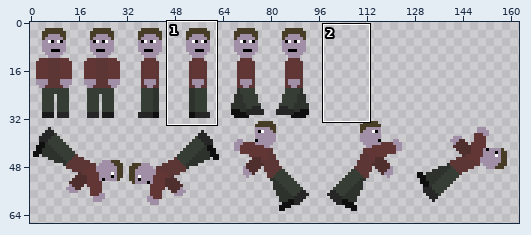
One commit to this pixel-art file: art/character-flat.ase. Above: a wide view before the commit, with the close-up outlined.
Close-up. Before the edit:
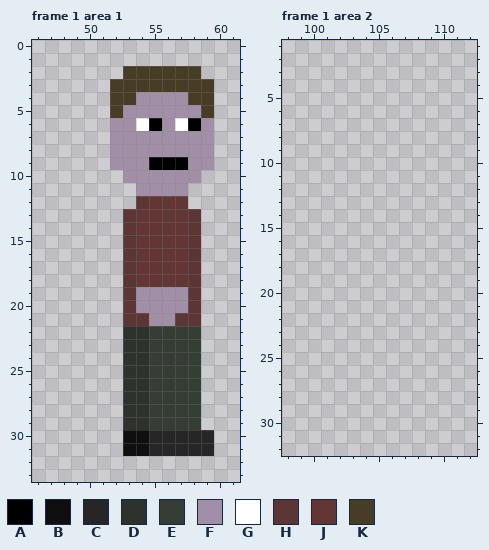
200x200 pixels, 3 frames. Colours within 5 levels of each other are drawn and written as one. Shown: frame 1 area 1: x 46..61, y 0..33; frame 1 area 2: x 98..112, y 1..32. The wide view leaves out empty margins. The commit also changed other frames or places, which this record leaves out.
Palette (. is transparent): A #000000  B #0f0f0f  C #262626  D #2d332c  E #363d35  F #a08fa6  G #ffffff  H #5c3535  J #633636  K #473c26
And afterwards:
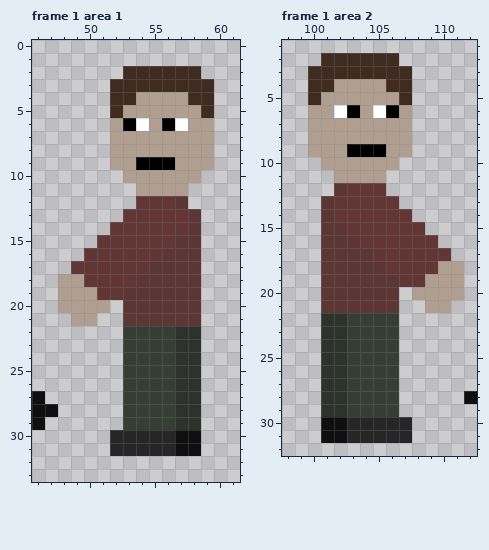
Changes in this commit:
colour F: #a08fa6 -> #b09e90
colour K: #473c26 -> #402b21
Frame 1 area 1:
y 6: x 53 F -> A; x 55..56 AF -> FA; x 58 A -> F
y 9: x 54 F -> A; x 57 A -> F
y 12: x 54 H -> J; x 57 J -> H
y 13: x 53 H -> J
y 14: x 52..53 .H -> JJ
y 15: x 51..53 ..H -> JJJ; x 57 J -> H
y 16: x 50..53 ...H -> JJJJ; x 56..57 JJ -> HH
y 17: x 49..53 ....H -> JJJJJ; x 55..57 JJJ -> HHH
y 18: x 48..57 .....HJJJJ -> FFJJJJHHHH
y 19: x 48..52 ..... -> FFFJJ; x 54..57 FFFF -> HHHH
y 20: x 48..51 .... -> FFFF; x 54..57 FFFF -> HHHH
y 21: x 49..50 .. -> FF; x 55..56 FF -> HH
y 22..26: x 53..54 DD -> EE; x 57..58 EE -> DD
y 27: x 46 . -> B; x 53..54 DD -> EE; x 57..58 EE -> DD
y 28: x 46..47 .. -> BB; x 53..54 DD -> EE; x 57..58 EE -> DD
y 29: x 46 . -> B; x 53..54 DD -> EE; x 57..58 EE -> DD
y 30..31: x 52..54 .BB -> CCC; x 57..59 CCC -> BB.
Frame 1 area 2:
y 2: x 101..106 ...... -> KKKKKK
y 3: x 100..107 ........ -> KKKKKKKK
y 4: x 100..107 ........ -> KKFFFFKK
y 5: x 100..107 ........ -> KFFFFFFK
y 6: x 100..107 ........ -> FFGAFGAF
y 7..8: x 100..107 ........ -> FFFFFFFF
y 9: x 100..107 ........ -> FFFAAAFF
y 10: x 101..106 ...... -> FFFFFF
y 11: x 102..105 .... -> FFFF
y 12: x 102..105 .... -> HJJJ
y 13: x 101..106 ...... -> HJJJJJ
y 14: x 101..107 ....... -> HJJJJJJ
y 15: x 101..108 ........ -> HHJJJJJJ
y 16: x 101..109 ......... -> HHHJJJJJJ
y 17: x 101..110 .......... -> HHHHJJJJJJ
y 18: x 101..111 ........... -> HHHHHJJJJFF
y 19: x 101..111 ........... -> HHHHHHJJFFF
y 20: x 101..106 ...... -> HHHHHH; x 108..111 .... -> FFFF
y 21: x 101..106 ...... -> HHHHHH; x 109..110 .. -> FF
y 22..27: x 101..106 ...... -> DDEEEE
y 28: x 101..106 ...... -> DDEEEE; x 112 . -> B
y 29: x 101..106 ...... -> DDEEEE
y 30..31: x 101..107 ....... -> BBCCCCC
